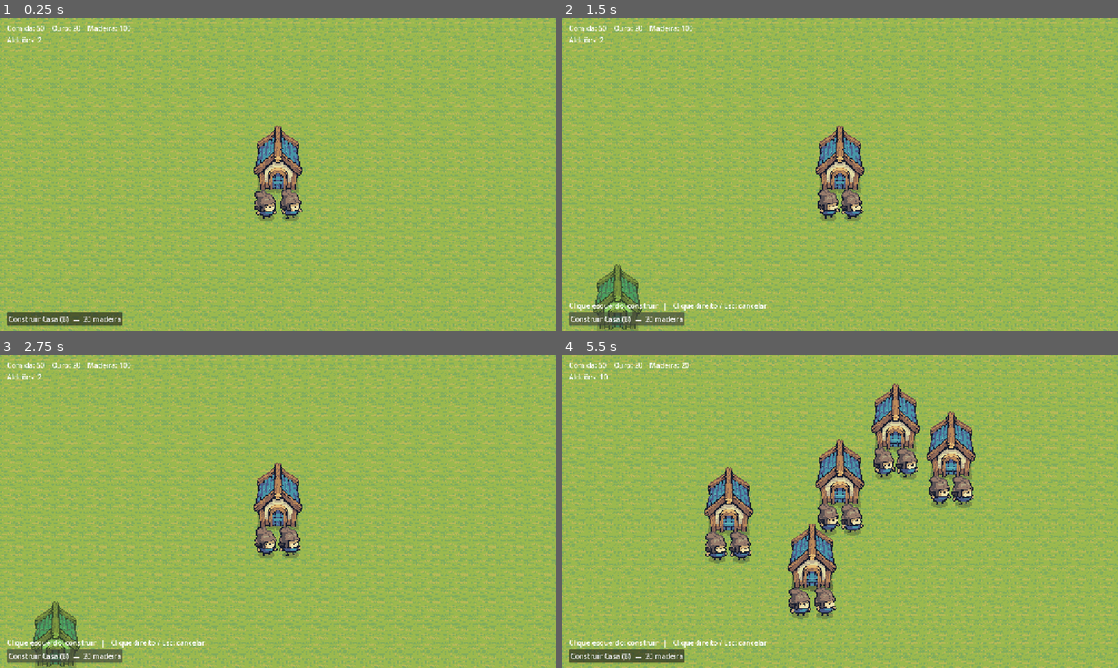
Above: before the commit, frames 1-4 (two rows, left to right).
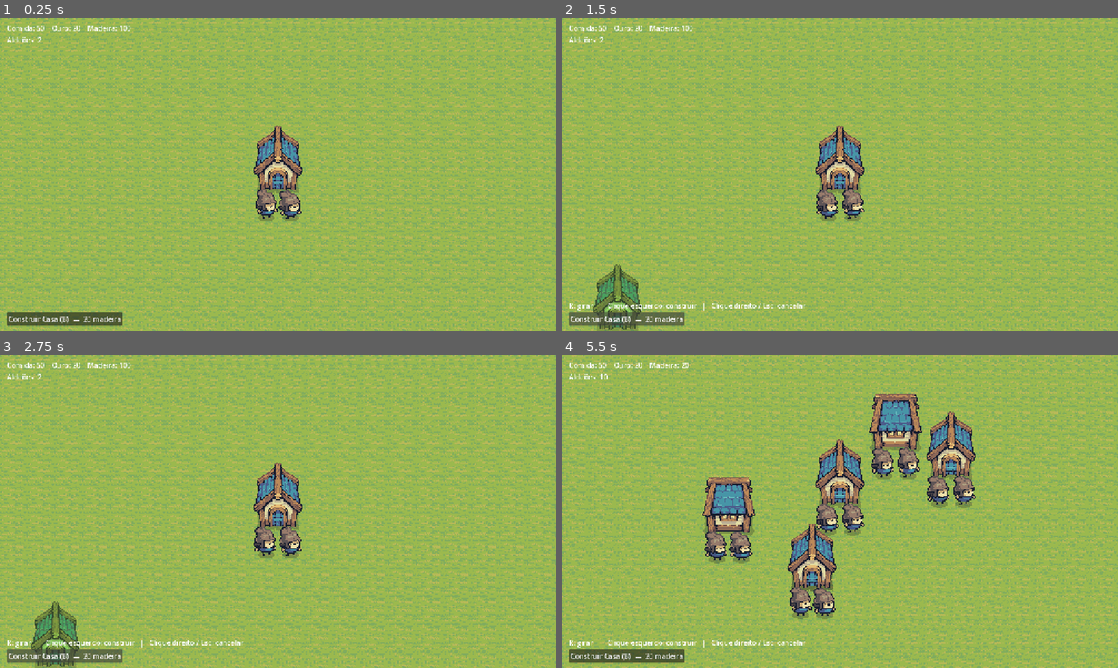
Above: after the commit, the same moments.

Repository: luis-pedro/jogo_inatel
Game: Godot game, scene res://scenes/main/main.tscn
The game is run twice, just before and just after one commit, with the same random seed, the same clock (stepped at 60 frames per second) and the same inputs.
Inputs (mouse positions are in pixels of both pictures, inside the frame that each line leads up to):
- Up to frame 1 (0.25 s): no input
- Up to frame 2 (1.5 s): click "Construir Casa (B) — 20 madei…" at 0.5 s; click "Construir Casa (B) — 20 madei…" at 1.25 s
- Up to frame 3 (2.75 s): click "Construir Casa (B) — 20 madei…" at 2 s
- Up to frame 4 (5.5 s): tap Enter at 2.75 s; move the mouse to (962, 495) at 2.77 s; hold B (build_house) 2.78-3.53 s; click (962, 495) at 2.92 s; tap R (rotate_building, bound only after the commit) at 3.05, 3.6, 4.55 s; move the mouse to (728, 527) at 3.52 s; click (728, 527) at 3.67 s; tap B (build_house) at 3.8, 5.3 s; move the mouse to (895, 442) at 4.27 s; hold B (build_house) 4.28-5.03 s; click (895, 442) at 4.42 s; move the mouse to (812, 574) at 5.02 s; tap S (camera_down) at 5.1 s; click (812, 574) at 5.17 s

The runs differ from the first frame. In frame 1, 0.3% of the frame differs, in the area x 45-55%, y 54-64%; in frame 2, 0.7%; in frame 3, 0.7%; in frame 4, 4.4%, in the area x 1-75%, y 9-94%.

Commit message:
feat: girar a casa com R no modo de construcao
- BuildingData passa a ter uma textura e um lado de porta por orientacao
- BuildManager guarda a orientacao escolhida e o fantasma troca de sprite
- pawns surgem do lado da porta conforme a orientacao
- docs e dica na tela atualizadas

Co-Authored-By: Claude Sonnet 5.5 <noreply@anthropic.com>

Diff:
--- a/data/buildings/house.tres
+++ b/data/buildings/house.tres
@@ -2,11 +2,14 @@
 
 [ext_resource type="Script" path="res://scripts/buildings/building_data.gd" id="1"]
 [ext_resource type="Texture2D" path="res://assets/Buildings/Blue Buildings/House1.png" id="2"]
+[ext_resource type="Texture2D" path="res://assets/Buildings/Blue Buildings/House2.png" id="3"]
+[ext_resource type="Texture2D" path="res://assets/Buildings/Blue Buildings/House3.png" id="4"]
 
 [resource]
 script = ExtResource("1")
 display_name = "Casa"
-texture = ExtResource("2")
+textures = Array[Texture2D]([ExtResource("2"), ExtResource("3"), ExtResource("4")])
+door_directions = Array[Vector2i]([Vector2i(0, 1), Vector2i(-1, 0), Vector2i(0, 1)])
 footprint = Vector2i(2, 2)
 cost = {
 "wood": 20
--- a/project.godot
+++ b/project.godot
@@ -63,6 +63,11 @@
 "events": [Object(InputEventKey,"resource_local_to_scene":false,"resource_name":"","device":-1,"window_id":0,"alt_press …(195 unchanged characters)…
 ]
 }
+rotate_building={
+"deadzone": 0.2,
+"events": [Object(InputEventKey,"resource_local_to_scene":false,"resource_name":"","device":-1,"window_id":0,"alt_pressed":false,"shift_pressed":false,"ctrl_pressed":false,"meta_pressed":false,"pressed":false,"keycode":0,"physical_keycode":82,"key_label":0,"unicode":114,"location":0,"echo":false,"script":null)
+]
+}
 
 [rendering]
 
--- a/scenes/ui/hud.tscn
+++ b/scenes/ui/hud.tscn
@@ -39,7 +39,7 @@
 [node name="HintLabel" type="Label" parent="Margin/Bottom"]
 unique_name_in_owner = true
 layout_mode = 2
-text = "Clique esquerdo: construir   |   Clique direito / Esc: cancelar"
+text = "R: girar   |   Clique esquerdo: construir   |   Clique direito / Esc: cancelar"
 
 [node name="BuildHouseButton" type="Button" parent="Margin/Bottom"]
 unique_name_in_owner = true
--- a/scripts/buildings/build_manager.gd
+++ b/scripts/buildings/build_manager.gd
@@ -16,13 +16,14 @@
 var _occupied: Dictionary = {}  # Vector2i -> true
 var _current: BuildingData
 var _ghost: Building
+var _variant := 0  # orientação escolhida com R
 
 
 func _process(_delta: float) -> void:
 	if _ghost == null:
 		return
 	var cell := _cell_under_mouse(_current)
-	_ghost.setup(_current, cell, World.TILE_SIZE)
+	_ghost.setup(_current, cell, World.TILE_SIZE, _variant)
 	_ghost.modulate = VALID_COLOR if _can_place(_current, cell) else INVALID_COLOR
 
 
@@ -31,6 +32,8 @@
 		return
 	if event.is_action_pressed("cancel_build"):
 		stop_placing()
+	elif event.is_action_pressed("rotate_building"):
+		_variant = (_variant + 1) % _current.textures.size()
 	elif event is InputEventMouseButton and event.pressed:
 		if event.button_index == MOUSE_BUTTON_LEFT:
 			if try_place(_current, _cell_under_mouse(_current)) \
@@ -45,7 +48,7 @@
 	stop_placing()
 	_current = data
 	_ghost = BUILDING_SCENE.instantiate()
-	_ghost.setup(data, _cell_under_mouse(data), World.TILE_SIZE)
+	_ghost.setup(data, _cell_under_mouse(data), World.TILE_SIZE, _variant)
 	add_child(_ghost)
 	placing_changed.emit(true)
 
@@ -63,15 +66,15 @@
 func try_place(data: BuildingData, cell: Vector2i) -> bool:
 	if not _can_place(data, cell) or not GameState.spend(data.cost):
 		return false
-	place(data, cell)
+	place(data, cell, _variant)
 	GameState.add_house()
 	return true
 
 
 ## Põe o prédio no mapa sem custo nem validação (ex.: casa inicial).
-func place(data: BuildingData, cell: Vector2i) -> Building:
+func place(data: BuildingData, cell: Vector2i, variant := 0) -> Building:
 	var building: Building = BUILDING_SCENE.instantiate()
-	building.setup(data, cell, World.TILE_SIZE)
+	building.setup(data, cell, World.TILE_SIZE, variant)
 	buildings_root.add_child(building)
 	for covered in _footprint_cells(data, cell):
 		_occupied[covered] = true
--- a/scripts/buildings/building.gd
+++ b/scripts/buildings/building.gd
@@ -5,26 +5,34 @@
 
 var data: BuildingData
 var cell: Vector2i
+## Índice da orientação (posição em `data.textures`).
+var variant := 0
 
 var _tile_size := 64
 
 @onready var _sprite: Sprite2D = $Sprite2D
 
 
-## Configura (ou reposiciona) o prédio. Chamar antes de entrar na árvore da cena.
-func setup(building_data: BuildingData, origin_cell: Vector2i, tile_size: int) -> void:
+## Configura (ou reposiciona) o prédio. Pode ser chamado de novo depois de entrar na árvore.
+func setup(building_data: BuildingData, origin_cell: Vector2i, tile_size: int, new_variant := 0) -> void:
 	data = building_data
 	cell = origin_cell
+	variant = new_variant
 	_tile_size = tile_size
 	position = Vector2(origin_cell.x, origin_cell.y + data.footprint.y) * tile_size
+	# Antes de _ready() o @onready ainda não existe; nesse caso o _ready() aplica o visual.
+	if is_node_ready():
+		_apply_sprite()
 
 
 func _ready() -> void:
-	_sprite.texture = data.texture
+	_apply_sprite()
+
+
+func _apply_sprite() -> void:
+	var texture := data.textures[variant]
+	_sprite.texture = texture
 	_sprite.centered = false
 	# Base do sprite na origem; sprite centralizado na largura da área ocupada.
 	var footprint_width := data.footprint.x * _tile_size
-	_sprite.offset = Vector2(
-		-(data.texture.get_width() - footprint_width) / 2.0,
-		-data.texture.get_height()
-	)
+	_sprite.offset = Vector2(-(texture.get_width() - footprint_width) / 2.0, -texture.get_height())
--- a/scripts/buildings/building_data.gd
+++ b/scripts/buildings/building_data.gd
@@ -3,7 +3,10 @@
 ## Descreve um tipo de construção. Novos prédios = novo .tres em data/buildings/.
 
 @export var display_name: String
-@export var texture: Texture2D
+## Uma textura por orientação (a tecla R alterna entre elas).
+@export var textures: Array[Texture2D] = []
+## Lado da porta de cada orientação (mesma ordem de `textures`): (0,1)=baixo, (-1,0)=esquerda...
+@export var door_directions: Array[Vector2i] = []
 ## Área ocupada no chão, em tiles. A parte do sprite acima dela (telhado) só é visual.
 @export var footprint := Vector2i(2, 2)
 ## Custo em recursos, ex.: {"wood": 20}.
--- a/scripts/main/main.gd
+++ b/scripts/main/main.gd
@@ -35,10 +35,15 @@
 			GameState.add_resource(type, 50)
 
 
-## Cada casa gera seus aldeões, parados em frente à porta.
+## Cada casa gera seus aldeões, parados em frente à porta (o lado depende da orientação).
 func _on_building_placed(building: Building) -> void:
-	var door := building.position + Vector2(building.data.footprint.x * World.TILE_SIZE / 2.0, 36)
+	var size := Vector2(building.data.footprint * World.TILE_SIZE)
+	var center := building.position + Vector2(size.x / 2.0, -size.y / 2.0)
+	var direction := Vector2(building.data.door_directions[building.variant])
+	# Ponto na borda da área ocupada, saindo da porta, mais uma folga.
+	var door := center + direction * (size / 2.0 + Vector2(36, 36))
+	var along_wall := Vector2(-direction.y, direction.x)
 	for i in GameState.VILLAGERS_PER_HOUSE:
 		var pawn: Pawn = pawn_scene.instantiate()
-		pawn.position = door + Vector2((i - 0.5) * 56, 0)
+		pawn.position = door + along_wall * (i - 0.5) * 56
 		_entities.add_child(pawn)
Not shown, changed: docs/ARQUITETURA.md
Not shown, changed: docs/GDD.md
